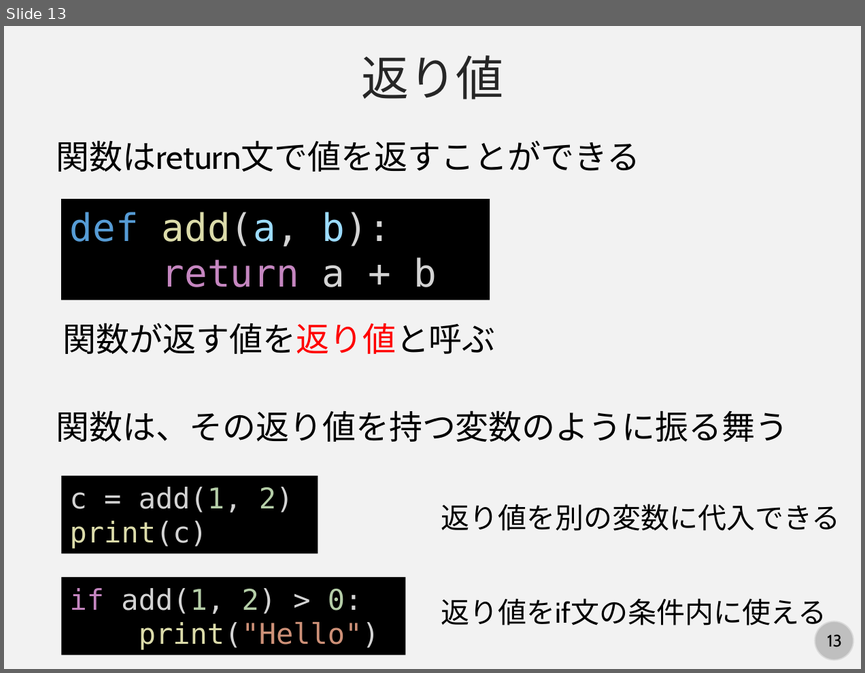
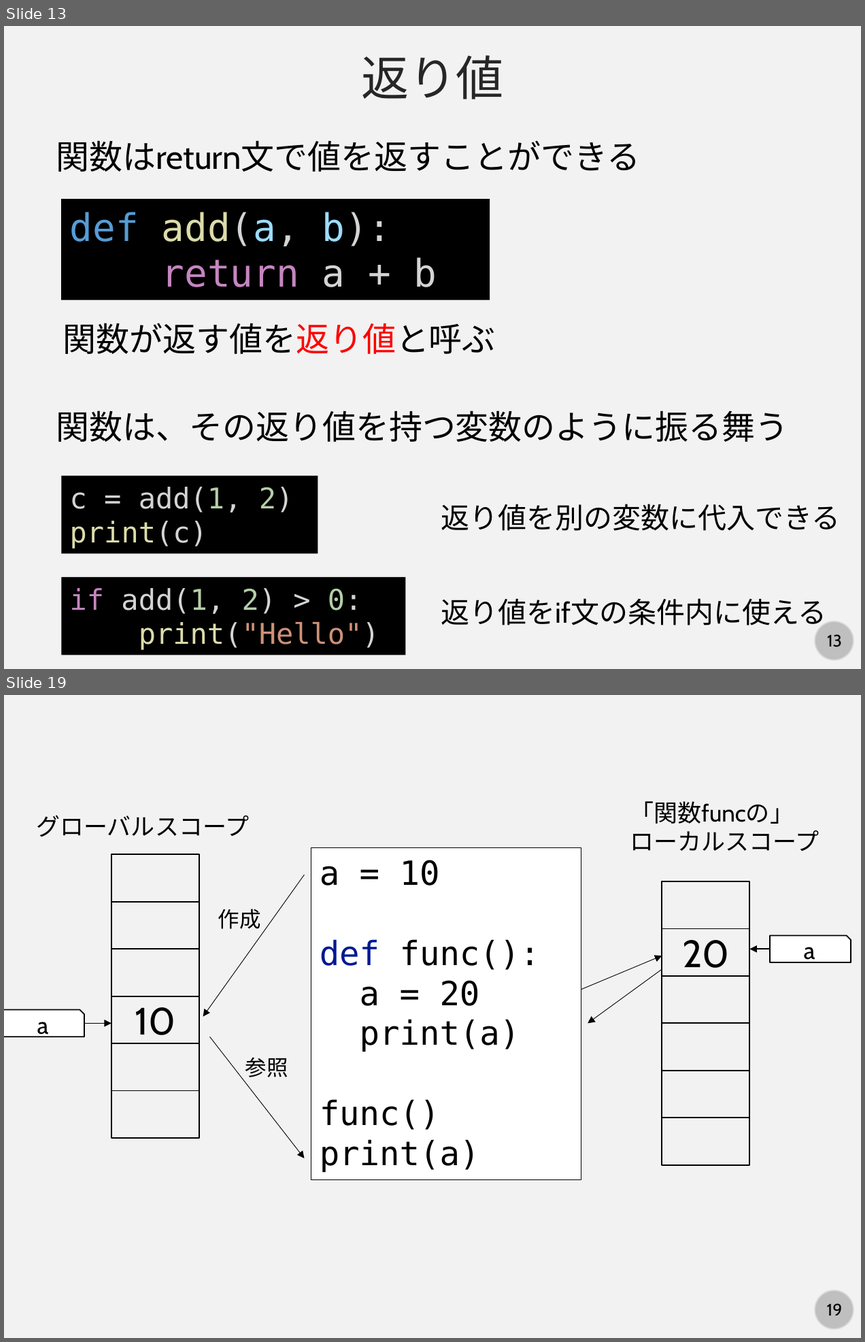
Before and after one commit to kaityo256/python_zero, a slide deck: scope/fig/slide.pptx. Shown one above the other, each under a label of ours: slide 13 before the commit, slides 13 and 19 after it; the slides between them are not shown. The pictures are 865x673 and 865x1342 pixels, drawn with LibreOffice and Linux fonts; fonts in the diff are those of the drawing. Boxes give left, top, right and bottom in pixels: in the first picture for what was removed or moved away, otherwise in the second. Text is boxed around its words. In the diff, an @@ line names an element or a change of style, - is before the commit and + after.

```diff
--- a/scope/fig/slide.pptx
+++ b/scope/fig/slide.pptx
@@ slide 19 added at bbox=[4, 695, 861, 1338], background #F2F2F2; not listed: 2 template elements that a slide beside it also shows @@
@@ text added at bbox=[36, 815, 249, 837], 20 pt, text #000000 @@
+グローバルスコープ
@@ text added at bbox=[630, 801, 819, 851], 20 pt, text #000000 @@
+「関数funcの」
+ローカルスコープ
@@ rectangle added at bbox=[111, 854, 198, 902], outline #000000 1 pt @@
@@ rectangle added at bbox=[311, 847, 581, 1179], fill #FFFFFF, outline #000000 0.75 pt, 28 pt, text #000000 @@
+a = 10
+def func():
+a = 20
+print(a)
+func()
+print(a)
@@ arrow added from (304, 875) to (203, 1016), #000000 0.5 pt @@
@@ rectangle added at bbox=[662, 882, 749, 929], outline #000000 1 pt @@
@@ rectangle added at bbox=[111, 902, 198, 949], outline #000000 1 pt @@
@@ text added at bbox=[218, 909, 261, 929], 18 pt, text #000000 @@
+作成
@@ rectangle added at bbox=[662, 929, 749, 976], outline #000000 1 pt, 32 pt, text #000000 @@
+20
@@ snip rect added at bbox=[770, 936, 851, 962], fill #FFFFFF, outline #000000 1 pt, 20 pt, text #000000 @@
+a
@@ rectangle added at bbox=[111, 949, 198, 996], outline #000000 1 pt @@
@@ arrow added from (581, 989) to (662, 955), #000000 0.5 pt @@
@@ arrow added from (770, 949) to (749, 949), #000000 1 pt @@
@@ arrow added from (662, 969) to (587, 1023), #000000 0.5 pt @@
@@ rectangle added at bbox=[662, 976, 749, 1023], outline #000000 1 pt @@
@@ rectangle added at bbox=[111, 996, 198, 1043], outline #000000 1 pt, 32 pt, text #000000 @@
+10
@@ snip rect added at bbox=[4, 1009, 84, 1036], fill #FFFFFF, outline #000000 1 pt, 20 pt, text #000000 @@
+a
@@ arrow added from (84, 1023) to (111, 1023), #000000 1 pt @@
@@ arrow added from (209, 1037) to (304, 1157), #000000 0.5 pt @@
@@ rectangle added at bbox=[662, 1023, 749, 1070], outline #000000 1 pt @@
@@ rectangle added at bbox=[111, 1043, 198, 1090], outline #000000 1 pt @@
@@ text added at bbox=[245, 1057, 288, 1077], 18 pt, text #000000 @@
+参照
@@ rectangle added at bbox=[662, 1070, 749, 1117], outline #000000 1 pt @@
@@ rectangle added at bbox=[111, 1091, 198, 1138], outline #000000 1 pt @@
@@ rectangle added at bbox=[662, 1117, 749, 1164], outline #000000 1 pt @@
```
Also in this commit, not shown: 5 other slides added.
